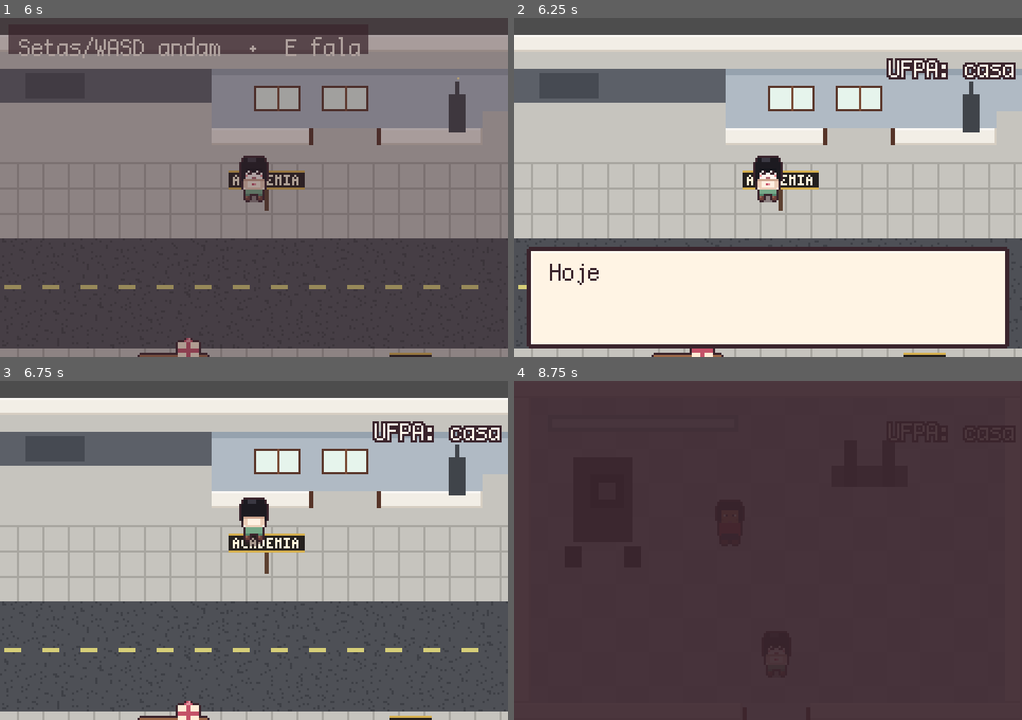
Above: before the commit, frames 1-4 (two rows, left to right).
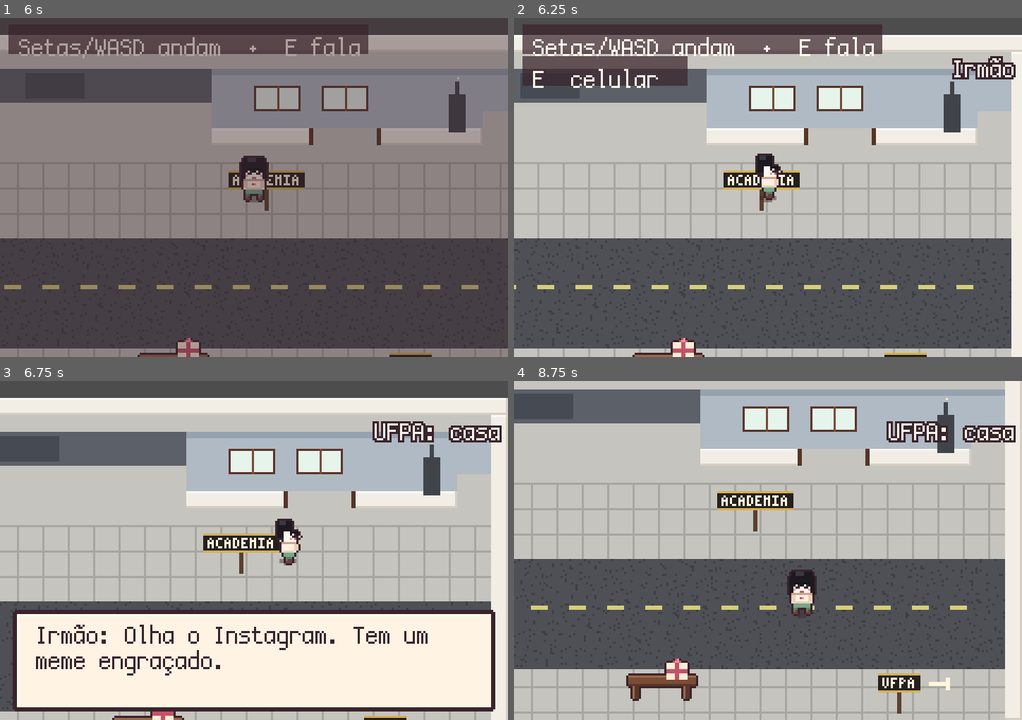
Above: after the commit, the same moments.

Repository: xandevmferreira/xandevmferreira
Game: Godot game, scene res://scenes/academia/academia.tscn
Same seed, same stepped clock (60 frames per second), same inputs: the game is played once before the commit and once after it. This scene is started directly instead of the project's main scene.
Inputs (mouse positions are in pixels of both pictures, inside the frame that each line leads up to):
- Up to frame 1 (6 s): tap Enter at 0.5, 2.85 s; move the mouse to (365, 170) at 0.52 s; hold D (move_right) 0.53-1.28 s; hold E (interact) 0.53-1.28 s; click (365, 170) at 0.67 s; tap Space at 0.77, 1.52, 3.02, 3.77, 4.52 s; move the mouse to (152, 204) at 1.27 s; hold S (move_down) 1.28-2.03 s; tap E (interact) at 1.35, 3.05, 4.35 s; move the mouse to (304, 112) at 2.02 s; hold D (move_right) 2.03-2.78 s; hold E (interact) 2.03-2.78 s; tap Z at 2.1, 5.85 s; move the mouse to (228, 255) at 2.77 s; hold W (move_up) 2.78-3.53 s; click (228, 255) at 2.92 s; move the mouse to (406, 238) at 3.52 s; hold E (interact) 3.53-4.28 s; hold A (move_left) 3.53-5.03 s; tap Keypad Enter at 3.6 s; move the mouse to (101, 136) at 4.27 s; move the mouse to (279, 187) at 5.02 s; hold S (move_down) 5.03-5.78 s; hold E (interact) 5.03-5.78 s; click (279, 187) at 5.17 s; move the mouse to (177, 102) at 5.77 s; hold D (move_right) from 5.78 s (still down)
- Up to frame 2 (6.25 s): keep holding D (move_right); tap Space at 6.02 s; tap E (interact) at 6.05 s
- Up to frame 3 (6.75 s): move the mouse to (365, 533) at 6.52 s; release D (move_right) at 6.53 s; hold W (move_up) from 6.53 s (still down); hold E (interact) from 6.53 s (still down); tap Enter at 6.6 s
- Up to frame 4 (8.75 s): tap Space at 6.77, 7.52 s; move the mouse to (666, 567) at 7.27 s; release W (move_up) at 7.28 s; release E (interact) at 7.28 s; hold D (move_right) 7.28-8.03 s; tap Keypad Enter at 7.35 s; click (666, 567) at 7.42 s; tap E (interact) at 7.55 s; move the mouse to (818, 475) at 8.02 s; hold S (move_down) from 8.03 s (still down); hold E (interact) from 8.03 s (still down)

Frame 1 is identical in both runs. In frame 2, 48% of the frame differs, in the area x 0-100%, y 1-100%; in frame 3, 37%; in frame 4, 94%, in the area x 0-100%, y 0-100%.

Commit message:
O irmão liga depois da academia e entra no final.
A mensagem de aniversário passa em letras grandes, uma frase por vez. No caminho de casa, o celular traz o meme e o te amo do irmão.

Co-authored-by: Alexandre Ferreira <xandevmferreira@users.noreply.github.com>

Diff:
--- a/scripts/game.gd
+++ b/scripts/game.gd
@@ -9,7 +9,7 @@
 const TEXT_WIDTH := 206.0
 const BOX_POS := Vector2(6, 108)
 const BOX_SIZE := Vector2(228, 48)
-const FINALE_HOLD := 7.0
+const FINALE_HOLD := 2.6
 
 var pending_spawn := "default"
 var dialogue_open := false
@@ -51,6 +51,8 @@
 var coffee_ready := false
 var session_done := false
 var clinic_seen := false
+var brother_pending := false
+var brother_read := false
 var alexandre_pending := false
 var alexandre_sent := false
 var finale_played := false
@@ -136,7 +138,8 @@
 			arrive_gym()
 		elif scene.name == "Rua" and _spawn_used == "from_academia" and not mission_ufpa:
 			mission_ufpa = true
-			start_dialogue(Story.lines_for("missao_ufpa"))
+			brother_pending = true
+			phone_ringing = true
 		elif scene.name == "Universidade" and not ufpa_arrived:
 			ufpa_arrived = true
 			start_dialogue(Story.lines_for("ufpa_chegada"))
@@ -219,9 +222,8 @@
 
 func _show_current_line() -> void:
 	_full = _lines[_index]
-	if _cine:
-		finale_caption = _full
-		_open_finale_box()
+	if _cine and finale_caption.is_empty():
+		finale_caption = " ".join(_lines)
 	_shown = 0
 	_char_clock = 0.0
 	_typing = true
@@ -272,6 +274,8 @@
 		gym_left = 180.0
 	elif follow == "enter_car":
 		_start_drive()
+	elif follow == "missao":
+		start_dialogue(Story.lines_for("missao_ufpa"))
 	elif follow == "finale":
 		_begin_finale()
 
@@ -283,6 +287,11 @@
 		alexandre_sent = true
 		_after_close = "finale"
 		start_dialogue(Story.lines_for("alexandre"))
+		return
+	if brother_pending and not brother_read:
+		brother_read = true
+		_after_close = "missao"
+		start_dialogue(Story.lines_for("irmao"))
 		return
 	phone_read = true
 	_after_close = "timer"
@@ -467,20 +476,11 @@
 	var cam := player.get_node_or_null("Camera2D") as Camera2D
 	if cam:
 		cam.offset = Vector2(24, 2)
-	_move_feet(scene.get_node_or_null("Props/Pai"), Vector2(164, 284))
-	_move_feet(scene.get_node_or_null("Props/Mae"), Vector2(276, 284))
-	_move_feet(scene.get_node_or_null("Props/Cachorra"), Vector2(138, 286))
-	if scene.get_node_or_null("Props/Alexandre") == null:
-		var amor := Sprite2D.new()
-		amor.name = "Alexandre"
-		amor.texture = load("res://assets/sprites/alexandre.png")
-		amor.texture_filter = CanvasItem.TEXTURE_FILTER_NEAREST
-		amor.centered = true
-		amor.z_index = 2
-		if amor.texture:
-			amor.offset = Vector2(0, -amor.texture.get_height() * 0.5 + 1.0)
-		props.add_child(amor)
-		amor.position = Vector2(308, 284)
+	_move_feet(scene.get_node_or_null("Props/Pai"), Vector2(162, 284))
+	_move_feet(scene.get_node_or_null("Props/Mae"), Vector2(272, 284))
+	_move_feet(scene.get_node_or_null("Props/Cachorra"), Vector2(136, 286))
+	_place_portrait(props, "Irmao", "res://assets/sprites/irmao.png", Vector2(294, 284))
+	_place_portrait(props, "Alexandre", "res://assets/sprites/alexandre.png", Vector2(318, 284))
 	var layer := CanvasLayer.new()
 	layer.name = "FinalHeart"
 	layer.layer = 18
@@ -494,7 +494,7 @@
 	if cam:
 		var center := cam.get_screen_center_position()
 		var view := get_viewport().get_visible_rect().size
-		hands = (Vector2(300, 268) - center) + view * 0.5
+		hands = (Vector2(310, 266) - center) + view * 0.5
 	tela.position = hands
 	tela.scale = Vector2(0.5, 0.5)
 	layer.add_child(tela)
@@ -517,6 +517,21 @@
 			start_dialogue(Story.lines_for("final"))
 	)
 
+func _place_portrait(props: Node, portrait_name: String, texture_path: String, feet: Vector2) -> void:
+	if props.get_node_or_null(portrait_name) != null:
+		_move_feet(props.get_node(portrait_name) as Node2D, feet)
+		return
+	var portrait := Sprite2D.new()
+	portrait.name = portrait_name
+	portrait.texture = load(texture_path)
+	portrait.texture_filter = CanvasItem.TEXTURE_FILTER_NEAREST
+	portrait.centered = true
+	portrait.z_index = 2
+	if portrait.texture:
+		portrait.offset = Vector2(0, -portrait.texture.get_height() * 0.5 + 1.0)
+	props.add_child(portrait)
+	portrait.position = feet
+
 func _move_feet(node: Node2D, feet: Vector2) -> void:
 	if node:
 		node.position = feet
@@ -556,6 +571,9 @@
 	if gym_left > 0.0:
 		var total := int(ceil(gym_left))
 		_status.text = "Treino %d:%02d" % [total / 60, total % 60]
+		_status.visible = true
+	elif brother_pending and not brother_read:
+		_status.text = "Irmão"
 		_status.visible = true
 	elif alexandre_pending and not alexandre_sent:
 		_status.text = "Alexandre"
--- a/scripts/story.gd
+++ b/scripts/story.gd
@@ -70,6 +70,10 @@
 	"missao_ufpa": [
 		"Hoje a aula é na UFPA.",
 	],
+	"irmao": [
+		"Irmão: Olha o Instagram. Tem um meme engraçado.",
+		"Irmão: Te amo muito.",
+	],
 	"creta_ufpa": [
 		"A UFPA é seguindo a placa.",
 	],
@@ -135,7 +139,11 @@
 		"Amanda: Vamos dormir juntos?",
 	],
 	"final": [
-		"Amanda, todos torcemos por ti e te amamos incondicionalmente. Estaremos sempre aqui por você. Feliz aniversário, Deus te abençoe sempre e que você nunca pare a busca pela felicidade. Te amamos!",
+		"Amanda, todos torcemos por ti e te amamos incondicionalmente.",
+		"Estaremos sempre aqui por você.",
+		"Feliz aniversário, Deus te abençoe sempre",
+		"e que você nunca pare a busca pela felicidade.",
+		"Te amamos!",
 	],
 	"eli_depois": [
 		"Eli: O biscoito ainda está quentinho.",
--- a/tools/smoke_test.gd
+++ b/tools/smoke_test.gd
@@ -302,7 +302,21 @@
 	if not _game.mission_ufpa:
 		_fail("a missão da UFPA não abriu")
 		return
-	await _close_talk()
+	if not _game.phone_ringing:
+		_fail("o celular do irmão não tocou")
+		return
+	_press_interact()
+	await process_frame
+	if not await _seen("meme"):
+		_fail("o irmão não falou do meme")
+		return
+	if not await _seen("amo"):
+		_fail("o irmão não disse que ama")
+		return
+	await _close_talk()
+	if not _game.brother_read:
+		_fail("a mensagem do irmão não foi lida")
+		return
 	_game.request_scene("res://scenes/casa/casa.tscn", "default")
 	if not await _await_scene("Casa"):
 		_fail("não voltou para se arrumar")
@@ -463,6 +477,9 @@
 	if _game.heart_pieces != 4:
 		_fail("o coração não fechou: %s" % _game.heart_pieces)
 		return
+	if current_scene.get_node_or_null("Props/Irmao") == null:
+		_fail("o irmão não entrou na família")
+		return
 	var tela := _game.get_node_or_null("FinalHeart/TelaFinal") as Sprite2D
 	if tela == null or tela.texture == null or tela.scale.x < 2.0:
 		_fail("o coração completo não cresceu")
@@ -476,7 +493,7 @@
 		_fail("a mensagem da família não é o texto inteiro: %s" % _game.finale_caption)
 		return
 	var leitura := Time.get_ticks_msec()
-	while Time.get_ticks_msec() - leitura < 12000 and not _dialogue_line().contains("Te amamos!"):
+	while Time.get_ticks_msec() - leitura < 22000 and not _dialogue_line().contains("Te amamos!"):
 		await process_frame
 	if not _dialogue_line().contains("Te amamos!"):
 		_fail("a mensagem inteira não apareceu no balão")
Binary file added: assets/sprites/irmao.png
Not shown, added: assets/sprites/irmao.png.import
Not shown, changed: docs/casa.md
Not shown, changed: jogar/Jogar.html
Not shown, changed: jogar/Jogar.pck
Not shown, changed: jogar/index.html
Not shown, changed: tools/generate_art.py
